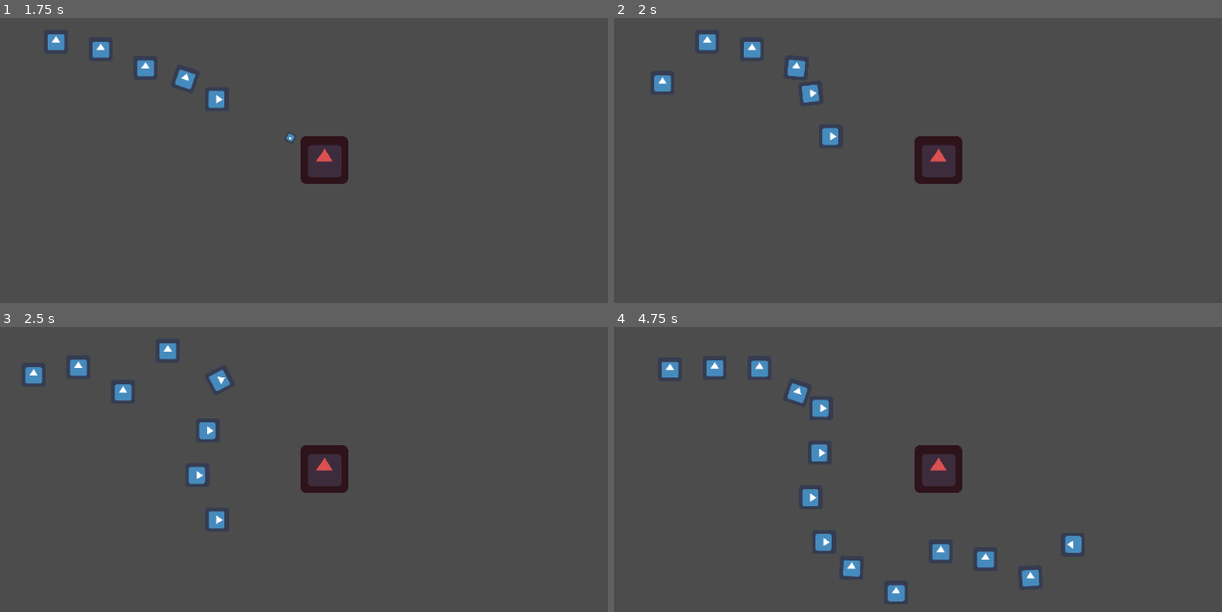
Above: before the commit, frames 1-4 (two rows, left to right).
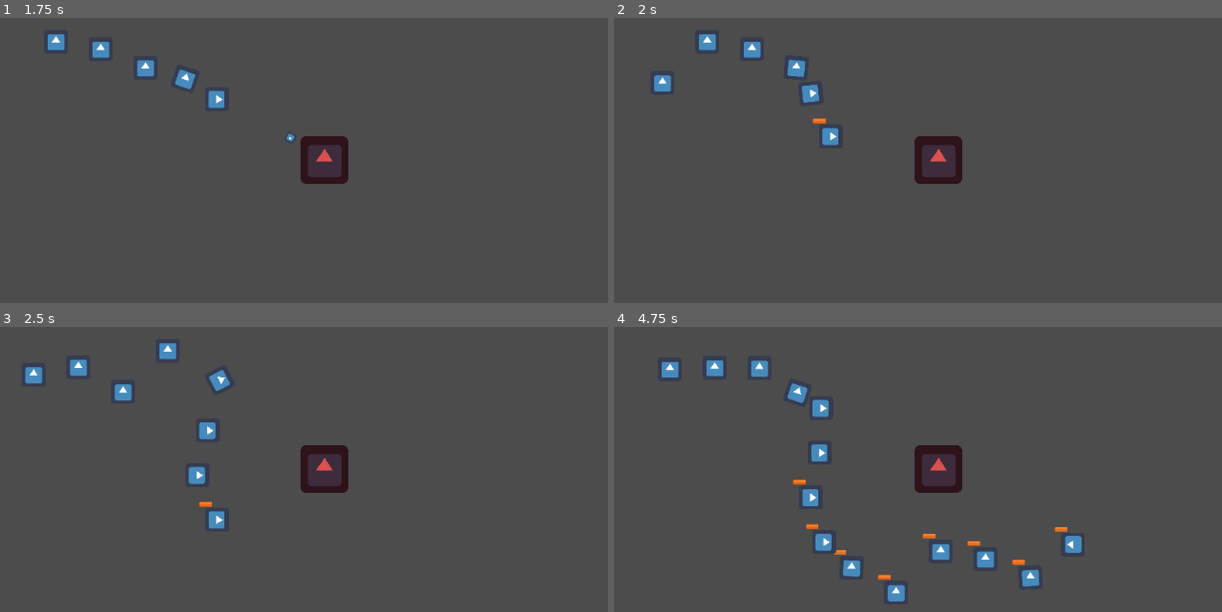
Above: after the commit, the same moments.

Repository: Tuiuiu/GodotProjects
Game: Godot game, scene res://Maps/TestMap.tscn
Two runs of this game, one before a commit and one after it. Both use one fixed random seed, a clock stepped at 60 frames per second and the inputs below. The project has no main scene, so this scene is started directly. The engine's default icon, where the game draws it, is replaced by a stand-in: a white triangle on a blue panel in a dark square.
Inputs:
- Up to frame 1 (1.75 s): no input
- Up to frame 2 (2 s): no input
- Up to frame 3 (2.5 s): no input
- Up to frame 4 (4.75 s): no input

Frame 1 is identical in both runs. In frame 2, less than 0.1% of the frame differs, in the area x 32-35%, y 35-38%; in frame 3, less than 0.1%; in frame 4, 0.3%, in the area x 29-75%, y 53-89%.

Commit message:
Add healthbar implementation to enemies

Diff:
--- a/TowerDefensePrototype/NPCs/Enemies/GenericEnemy.gd
+++ b/TowerDefensePrototype/NPCs/Enemies/GenericEnemy.gd
@@ -4,11 +4,17 @@
 export (float) var MAX_OFFSET = 32
 
 signal end_of_path
-var life
+onready var maxHealth = 3
+onready var healthBar = $HealthDisplay
+var currentLife
 
 func _ready():
-    $Area2D.position.y += rand_range(-MAX_OFFSET, MAX_OFFSET)
-    life = 3
+    var randOffset = rand_range(-MAX_OFFSET, MAX_OFFSET)
+    $Area2D.position.y += randOffset
+    healthBar.position.y += randOffset
+    currentLife = maxHealth
+    healthBar.set_max_value(maxHealth)
+    healthBar.update_healthbar(currentLife)
 
 func _physics_process(delta):
     offset += SPEED * delta
@@ -18,12 +24,16 @@
         die()
 
 func take_damage(damage):
-    life = life - damage
-    if (life <= 0):
+    currentLife = currentLife - damage
+    healthBar.update_healthbar(currentLife)
+    if (currentLife <= 0):
         die()
 
 func die():
     queue_free()
+
+func get_max_health():
+    return maxHealth
 
 func _on_Area2D_area_entered(area):
     if (area.is_in_group("Projectile")):
--- a/TowerDefensePrototype/NPCs/Enemies/GenericEnemy.tscn
+++ b/TowerDefensePrototype/NPCs/Enemies/GenericEnemy.tscn
@@ -1,13 +1,16 @@
-[gd_scene load_steps=4 format=2]
+[gd_scene load_steps=5 format=2]
 
 [ext_resource path="res://NPCs/Enemies/GenericEnemy.gd" type="Script" id=1]
-[ext_resource path="res://icon.png" type="Texture" id=2]
+[ext_resource path="res://NPCs/Utils/HealthBar.tscn" type="PackedScene" id=2]
+[ext_resource path="res://icon.png" type="Texture" id=3]
 
 [sub_resource type="RectangleShape2D" id=1]
 extents = Vector2( 16, 16 )
 
 [node name="Enemy" type="PathFollow2D"]
 script = ExtResource( 1 )
+
+[node name="HealthDisplay" parent="." instance=ExtResource( 2 )]
 
 [node name="Area2D" type="Area2D" parent="." groups=[
 "Enemy",
--- /dev/null
+++ b/TowerDefensePrototype/NPCs/Utils/HealthBar.gd
@@ -0,0 +1,26 @@
+extends Node2D
+
+var bar_red = preload("res://NPCs/Utils/barHorizontal_red.png")
+var bar_green = preload("res://NPCs/Utils/barHorizontal_green.png")
+var bar_yellow = preload("res://NPCs/Utils/barHorizontal_yellow.png")
+
+onready var healthbar = $HealthBar
+
+func _ready():
+    hide()
+
+func _process(delta):
+    global_rotation = 0
+
+func set_max_value(value):
+    healthbar.max_value = value
+
+func update_healthbar(value):
+    healthbar.texture_progress = bar_green
+    if value < healthbar.max_value * 0.7:
+        healthbar.texture_progress = bar_yellow
+    if value < healthbar.max_value * 0.35:
+        healthbar.texture_progress = bar_red
+    if value < healthbar.max_value:
+        show()
+    healthbar.value = value
--- /dev/null
+++ b/TowerDefensePrototype/NPCs/Utils/HealthBar.tscn
@@ -0,0 +1,17 @@
+[gd_scene load_steps=3 format=2]
+
+[ext_resource path="res://NPCs/Utils/HealthBar.gd" type="Script" id=1]
+[ext_resource path="res://NPCs/Utils/barHorizontal_green.png" type="Texture" id=2]
+
+[node name="HealthDisplay" type="Node2D"]
+script = ExtResource( 1 )
+
+[node name="HealthBar" type="TextureProgress" parent="."]
+margin_left = -23.6273
+margin_top = -23.5995
+margin_right = 176.373
+margin_bottom = 2.40053
+rect_scale = Vector2( 0.25, 0.25 )
+max_value = 3.0
+value = 3.0
+texture_progress = ExtResource( 2 )
Not shown: 1 places in TowerDefensePrototype/NPCs/Enemies/GenericEnemy.tscn that only renumber resources
Binary file added: TowerDefensePrototype/NPCs/Utils/barHorizontal_green.png
Not shown, added: TowerDefensePrototype/NPCs/Utils/barHorizontal_green.png.import
Binary file added: TowerDefensePrototype/NPCs/Utils/barHorizontal_red.png
Not shown, added: TowerDefensePrototype/NPCs/Utils/barHorizontal_red.png.import
Binary file added: TowerDefensePrototype/NPCs/Utils/barHorizontal_yellow.png
Not shown, added: TowerDefensePrototype/NPCs/Utils/barHorizontal_yellow.png.import
